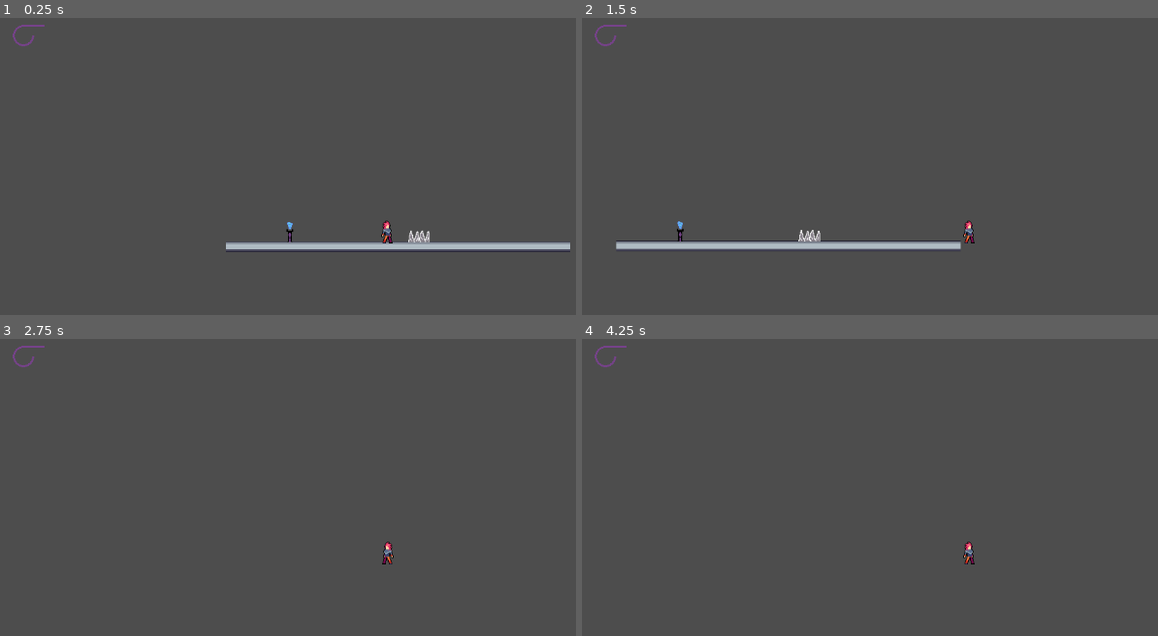
Above: before the commit, frames 1-4 (two rows, left to right).
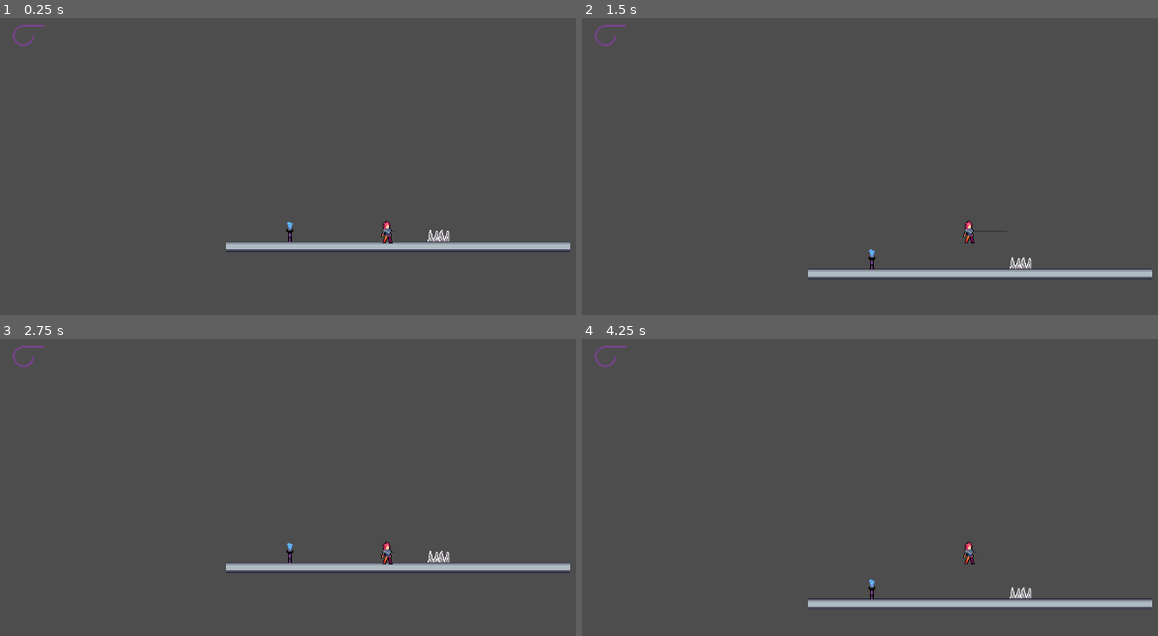
Above: after the commit, the same moments.

Repository: BoiLudens/Metroidvania_GameJam
Game: Godot game, scene res://levels/debug_land.tscn
Same seed, same stepped clock (60 frames per second), same inputs: the game is played once before the commit and once after it.
Inputs (mouse positions are in pixels of both pictures, inside the frame that each line leads up to):
- Up to frame 1 (0.25 s): no input
- Up to frame 2 (1.5 s): tap Enter (ui_accept) at 0.5, 0.6 s; move the mouse to (1140, 211) at 0.52 s; hold Right (ui_right) from 0.53 s (still down); tap Space (action_jump, bound only after the commit) at 0.77, 1.07 s; click (1140, 211) at 0.8 s; move the mouse to (812, 252) at 1.27 s; click (812, 252) at 1.35 s
- Up to frame 3 (2.75 s): tap Space (action_jump, bound only after the commit) at 1.52, 1.55, 1.82, 2.1 s; move the mouse to (466, 457) at 2.02 s; release Right (ui_right) at 2.03 s; hold Left (ui_left) from 2.03 s (still down); tap Enter (ui_accept) at 2.3 s
- Up to frame 4 (4.25 s): move the mouse to (outside the picture) at 2.77 s; release Left (ui_left) at 2.78 s; hold Right (ui_right) from 2.78 s (still down); tap Enter (ui_accept) at 2.85 s; tap Space (action_jump, bound only after the commit) at 3.02, 3.32, 3.77, 3.8, 4.07 s; click (outside the picture) at 3.05 s; move the mouse to (outside the picture) at 3.52 s; click (outside the picture) at 3.6 s

The runs differ from the first frame. In frame 1, 0.2% of the frame differs, in the area x 70-79%, y 71-76%; in frame 2, 3.8%, in the area x 5-99%, y 68-88%; in frame 3, 1.8%; in frame 4, 2.1%.

Commit message:
switch flip spirte to x

Diff:
--- a/levels/debug_land.tscn
+++ b/levels/debug_land.tscn
@@ -495,6 +495,7 @@
 remote_path = NodePath("../../Camera2D")
 
 [node name="Spike" parent="." instance=ExtResource("4_psh6k")]
+position = Vector2(76, 0)
 
 [node name="Checkpoint" parent="." instance=ExtResource("6_3t5gn")]
 position = Vector2(-145, -15)
--- a/prefabs/characters/player.tscn
+++ b/prefabs/characters/player.tscn
@@ -1,8 +1,9 @@
-[gd_scene load_steps=11 format=3 uid="uid://d1vrkvvchdtat"]
+[gd_scene load_steps=17 format=3 uid="uid://d1vrkvvchdtat"]
 
 [ext_resource type="Script" path="res://scripts/characters/player.gd" id="1_lt4bi"]
 [ext_resource type="Texture2D" uid="uid://d1ng8pigmggtg" path="res://sprites/characters/punk/Punk_idle.png" id="1_y0ooo"]
 [ext_resource type="Script" path="res://scripts/characters/hurt_box.gd" id="3_0d4jq"]
+[ext_resource type="Texture2D" uid="uid://cb3i85skvmb73" path="res://sprites/weapons/Whip.png" id="4_i742j"]
 
 [sub_resource type="CapsuleShape2D" id="CapsuleShape2D_dl216"]
 
@@ -30,6 +31,35 @@
 "speed": 5.0
 }]
 
+[sub_resource type="AtlasTexture" id="AtlasTexture_to47i"]
+atlas = ExtResource("4_i742j")
+region = Rect2(0, 0, 64, 16)
+
+[sub_resource type="AtlasTexture" id="AtlasTexture_ub3en"]
+atlas = ExtResource("4_i742j")
+region = Rect2(0, 16, 64, 16)
+
+[sub_resource type="AtlasTexture" id="AtlasTexture_wmg65"]
+atlas = ExtResource("4_i742j")
+region = Rect2(0, 32, 64, 16)
+
+[sub_resource type="AtlasTexture" id="AtlasTexture_0pmgc"]
+atlas = ExtResource("4_i742j")
+region = Rect2(0, 48, 64, 16)
+
+[sub_resource type="SpriteFrames" id="SpriteFrames_b36h8"]
+animations = [{
+"frames": [],
+"loop": true,
+"name": &"default",
+"speed": 5.0
+}, {
+"frames": [SubResource("AtlasTexture_to47i"), SubResource("AtlasTexture_ub3en"), SubResource("AtlasTexture_wmg65"), SubResource("AtlasTexture_0pmgc"), SubResource("AtlasTexture_to47i")],
+"loop": false,
+"name": &"whip",
+"speed": 5.0
+}]
+
 [sub_resource type="RectangleShape2D" id="RectangleShape2D_2mcup"]
 size = Vector2(20, 33)
 
@@ -40,9 +70,14 @@
 [node name="CollisionShape2D" type="CollisionShape2D" parent="."]
 shape = SubResource("CapsuleShape2D_dl216")
 
-[node name="AnimatedSprite2D" type="AnimatedSprite2D" parent="."]
+[node name="PlayerSprite" type="AnimatedSprite2D" parent="."]
 frames = SubResource("SpriteFrames_c400t")
 playing = true
+
+[node name="WeaponSprite" type="AnimatedSprite2D" parent="PlayerSprite"]
+frames = SubResource("SpriteFrames_b36h8")
+animation = &"whip"
+offset = Vector2(31.152, -0.879)
 
 [node name="HurtBox" type="Area2D" parent="."]
 collision_layer = 0
--- a/prefabs/traps/spike.tscn
+++ b/prefabs/traps/spike.tscn
@@ -11,13 +11,14 @@
 size = Vector2(32, 15)
 
 [node name="Spike" type="Node2D"]
-position = Vector2(47.173, -15.154)
 script = ExtResource("1_ra31h")
 
 [node name="SpikeSprite" type="Sprite2D" parent="."]
+position = Vector2(0, -16)
 texture = ExtResource("2_iuxts")
 
 [node name="HitBox" type="Area2D" parent="."]
+position = Vector2(0, -16)
 collision_layer = 2
 collision_mask = 0
 monitoring = false
@@ -27,7 +28,7 @@
 shape = SubResource("RectangleShape2D_irxnc")
 
 [node name="StaticBox" type="StaticBody2D" parent="."]
-position = Vector2(0, 8.677)
+position = Vector2(0, -7.323)
 
 [node name="CollisionShape2D" type="CollisionShape2D" parent="StaticBox"]
 shape = SubResource("RectangleShape2D_vxc5x")
--- a/project.godot
+++ b/project.godot
@@ -86,3 +86,23 @@
 , Object(InputEventJoypadMotion,"resource_local_to_scene":false,"resource_name":"","device":-1,"axis":1,"axis_value":1.0,"script":null)
 ]
 }
+move_left={
+"deadzone": 0.5,
+"events": [Object(InputEventKey,"resource_local_to_scene":false,"resource_name":"","device":0,"window_id":0,"alt_pressed":false,"shift_pressed":false,"ctrl_pressed":false,"meta_pressed":false,"pressed":false,"keycode":0,"physical_keycode":65,"unicode":0,"echo":false,"script":null)
+]
+}
+move_right={
+"deadzone": 0.5,
+"events": [Object(InputEventKey,"resource_local_to_scene":false,"resource_name":"","device":0,"window_id":0,"alt_pressed":false,"shift_pressed":false,"ctrl_pressed":false,"meta_pressed":false,"pressed":false,"keycode":0,"physical_keycode":68,"unicode":0,"echo":false,"script":null)
+]
+}
+action_jump={
+"deadzone": 0.5,
+"events": [Object(InputEventKey,"resource_local_to_scene":false,"resource_name":"","device":0,"window_id":0,"alt_pressed":false,"shift_pressed":false,"ctrl_pressed":false,"meta_pressed":false,"pressed":false,"keycode":0,"physical_keycode":32,"unicode":0,"echo":false,"script":null)
+]
+}
+action_attack={
+"deadzone": 0.5,
+"events": [Object(InputEventMouseButton,"resource_local_to_scene":false,"resource_name":"","device":-1,"window_id":0,"alt_pressed":false,"shift_pressed":false,"ctrl_pressed":false,"meta_pressed":false,"button_mask":0,"position":Vector2(0, 0),"global_position":Vector2(0, 0),"factor":1.0,"button_index":1,"pressed":false,"double_click":false,"script":null)
+]
+}
--- a/scripts/characters/player.gd
+++ b/scripts/characters/player.gd
@@ -1,7 +1,8 @@
 extends CharacterBody2D
 
 @onready var game_manager = %GameManager
-@onready var animated_sprite = $AnimatedSprite2D
+@onready var animated_sprite: AnimatedSprite2D = $PlayerSprite
+@onready var animated_weapon: AnimatedSprite2D = animated_sprite.get_node("WeaponSprite")
 @onready var hurt_box = $HurtBox
 
 const SPEED = 300.0
@@ -25,19 +26,23 @@
 		velocity.y += gravity * delta
 
 	# Handle Jump.
-	if Input.is_action_just_pressed("ui_accept") and is_on_floor():
+	if Input.is_action_just_pressed("action_jump") and is_on_floor():
 		velocity.y = JUMP_VELOCITY
+
+	if Input.is_action_just_pressed("action_attack"):
+		animated_weapon.play()
 
 	# Get the input direction and handle the movement/deceleration.
 	# As good practice, you should replace UI actions with custom gameplay actions.
-	var direction = Input.get_axis("ui_left", "ui_right")
+	var direction = Input.get_axis("move_left", "move_right")
 	if direction:
 		velocity.x = direction * SPEED
 
 		if(velocity.x < 0):
-			animated_sprite.flip_h = true
+			animated_sprite.scale.x = -1
 		elif(velocity.x > 0):
-			animated_sprite.flip_h = false
+			animated_sprite.scale.x = 1
+
 	else:
 		velocity.x = move_toward(velocity.x, 0, SPEED)
 
Binary file added: sprites/weapons/Whip.png
Not shown, added: sprites/weapons/Whip.png.import
